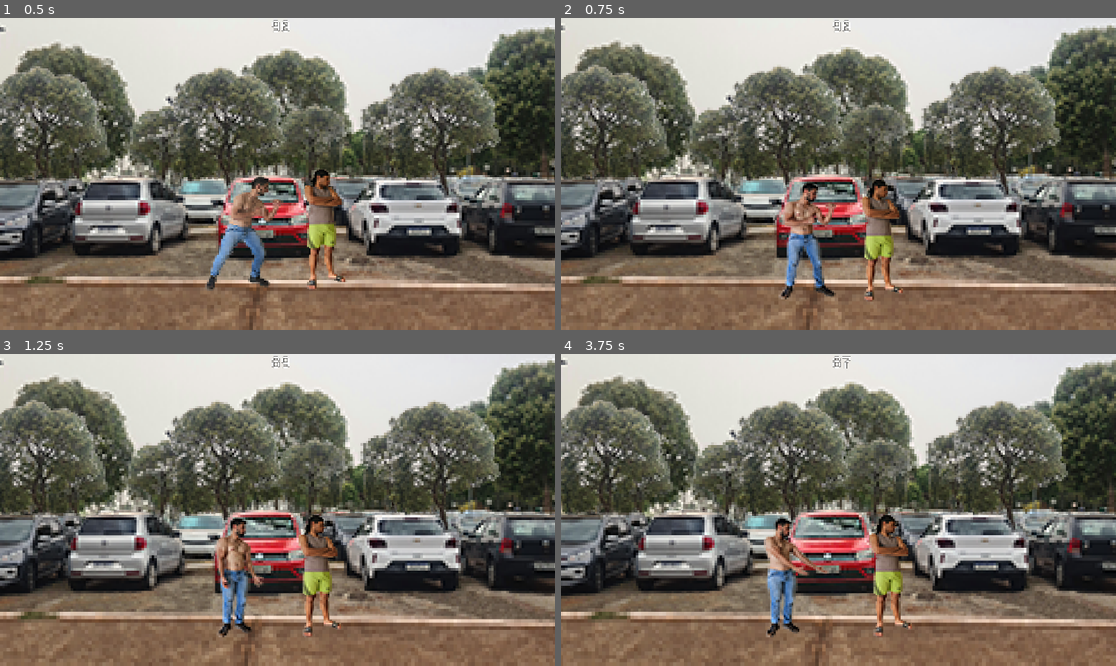
Above: before the commit, frames 1-4 (two rows, left to right).
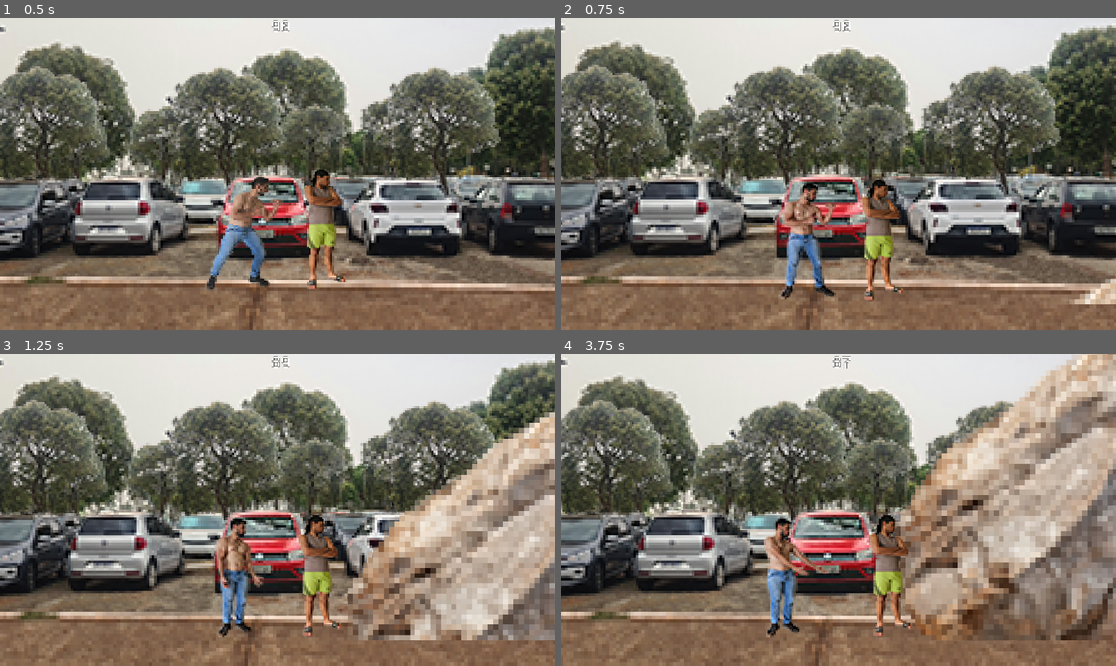
Above: after the commit, the same moments.

Repository: PHGomides/Desenvolvimento_UFcJ
Game: Godot game, scene res://prefer/world.tscn
Two runs of this game, one before a commit and one after it. Both use one fixed random seed, a clock stepped at 60 frames per second and the inputs below.
Inputs:
- Up to frame 1 (0.5 s): no input
- Up to frame 2 (0.75 s): hold Right (ui_right) from 0.53 s (still down); tap Keypad 3 (ui_especial) at 0.6 s
- Up to frame 3 (1.25 s): keep holding Right (ui_right)
- Up to frame 4 (3.75 s): tap Keypad 3 (ui_especial) every 0.75 s from 1.35 to 3.6 s; release Right (ui_right) at 2.03 s; hold Left (ui_left) 2.03-2.78 s; hold Right (ui_right) from 2.78 s (still down)

Frame 1 is identical in both runs. In frame 2, 0.4% of the frame differs, in the area x 91-100%, y 82-92%; in frame 3, 17%; in frame 4, 25%, in the area x 60-100%, y 0-92%.

Commit message:
adicionando a animação do especial do michel junto com a defesa

Diff:
--- a/game/Cenas/player.tscn
+++ b/game/Cenas/player.tscn
@@ -1,13 +1,20 @@
-[gd_scene load_steps=74 format=3 uid="uid://bqe2va7eeqr7s"]
+[gd_scene load_steps=93 format=3 uid="uid://bqe2va7eeqr7s"]
 
 [ext_resource type="Script" path="res://Scripts/player_1.gd" id="1_o6lrx"]
+[ext_resource type="Texture2D" uid="uid://bpqqhalfqyafd" path="res://Assests/Michel Sprites Pronto/Michel dano/_0000s_0006_2.png" id="2_4h448"]
 [ext_resource type="Texture2D" uid="uid://dq64vuan350t1" path="res://Assests/Michel Sprites Pronto/Michel especial/_0000s_0010_1.png" id="2_mloxx"]
 [ext_resource type="Texture2D" uid="uid://c51p20bsmgynd" path="res://Assests/Michel Sprites Pronto/Michel especial/_0000s_0009_2.png" id="3_5sx22"]
+[ext_resource type="Texture2D" uid="uid://calvfust52scc" path="res://Assests/Michel Sprites Pronto/Michel dano/_0000s_0005_3.png" id="3_mflnd"]
+[ext_resource type="Texture2D" uid="uid://ygdt11fuw4gp" path="res://Assests/Michel Sprites Pronto/Michel dano/_0000s_0004_4.png" id="4_54502"]
 [ext_resource type="Texture2D" uid="uid://ce3k0x6jnxgho" path="res://Assests/Michel Sprites Pronto/Michel especial/_0000s_0008_3.png" id="4_kjnro"]
 [ext_resource type="Texture2D" uid="uid://b6loebjjbs6ti" path="res://Assests/Michel Sprites Pronto/Michel especial/_0000s_0007_4.png" id="5_ituuj"]
+[ext_resource type="Texture2D" uid="uid://dq5gcs5h8q5lo" path="res://Assests/Michel Sprites Pronto/Michel dano/_0000s_0003_5.png" id="5_l44tm"]
+[ext_resource type="Texture2D" uid="uid://dhjqw6b3yhm06" path="res://Assests/Michel Sprites Pronto/Michel dano/_0000s_0002_6.png" id="6_3eg5p"]
 [ext_resource type="Texture2D" uid="uid://cwnqw7ng2ctst" path="res://Assests/Michel Sprites Pronto/Michel especial/_0000s_0006_5.png" id="6_wu3eu"]
 [ext_resource type="Texture2D" uid="uid://dty5vcvf1kftj" path="res://Assests/Michel Sprites Pronto/Michel especial/_0000s_0005_6.png" id="7_h1u3o"]
+[ext_resource type="Texture2D" uid="uid://bk22uujqrel6g" path="res://Assests/Michel Sprites Pronto/Michel dano/_0000s_0001_7.png" id="7_tiptr"]
 [ext_resource type="Texture2D" uid="uid://dqs1sojvx4401" path="res://Assests/Michel Sprites Pronto/Michel especial/_0000s_0004_7.png" id="8_j8tu6"]
+[ext_resource type="Texture2D" uid="uid://bdts30urgbjhj" path="res://Assests/Michel Sprites Pronto/Michel dano/_0000s_0000_8.png" id="8_ryjp2"]
 [ext_resource type="Texture2D" uid="uid://chbqr6wt6ougs" path="res://Assests/Michel Sprites Pronto/Michel especial/_0000s_0003_8.png" id="9_dqp1f"]
 [ext_resource type="Texture2D" uid="uid://ci6v5kgadovh3" path="res://Assests/Michel Sprites Pronto/Michel especial/_0000s_0002_9.png" id="10_seawx"]
 [ext_resource type="Texture2D" uid="uid://bmy3gawueosn3" path="res://Assests/Michel Sprites Pronto/Michel especial/_0000s_0001_10.png" id="11_noy13"]
@@ -67,16 +74,53 @@
 [ext_resource type="Texture2D" uid="uid://dfh72r47sryi0" path="res://Assests/Michel Sprites Pronto/Michel Andando/7.png" id="69_sjeuy"]
 [ext_resource type="Texture2D" uid="uid://b2l6nvqqm1yhq" path="res://Assests/Michel Sprites Pronto/Michel Andando/6.png" id="70_jwjhl"]
 [ext_resource type="Texture2D" uid="uid://cmndawuoafrvt" path="res://Assests/Michel Sprites Pronto/Michel Andando/5.png" id="71_icy7e"]
+[ext_resource type="Texture2D" uid="uid://c1fj2fi6ps8kc" path="res://Assests/Michel Sprites Pronto/michel rochaEspecial/_0000_1.png" id="72_2e24i"]
 [ext_resource type="Texture2D" uid="uid://budc8rek5y1fv" path="res://Assests/Michel Sprites Pronto/Michel Andando/4.png" id="72_y4pdh"]
 [ext_resource type="Texture2D" uid="uid://bnjydsuayujng" path="res://Assests/Michel Sprites Pronto/Michel Andando/3.png" id="73_j06tw"]
+[ext_resource type="Texture2D" uid="uid://dkrdbhxjwiyv5" path="res://Assests/Michel Sprites Pronto/michel rochaEspecial/_0001_2.png" id="73_wrce1"]
+[ext_resource type="Texture2D" uid="uid://c5tnbi07nfwed" path="res://Assests/Michel Sprites Pronto/michel rochaEspecial/_0002_3.png" id="74_3bv0g"]
 [ext_resource type="Texture2D" uid="uid://c267c6dp4t2c8" path="res://Assests/Michel Sprites Pronto/Michel Andando/1.png" id="74_y5mvq"]
 [ext_resource type="Texture2D" uid="uid://bnl11xgdnewml" path="res://Assests/Michel Sprites Pronto/Michel Andando/2.png" id="75_lkybm"]
+[ext_resource type="Texture2D" uid="uid://cjqmk5uk4oilp" path="res://Assests/Michel Sprites Pronto/michel rochaEspecial/_0003_4.png" id="75_mxj1h"]
+[ext_resource type="Texture2D" uid="uid://blvro33urn2vh" path="res://Assests/Michel Sprites Pronto/michel rochaEspecial/_0004_5.png" id="76_8daug"]
+[ext_resource type="Texture2D" uid="uid://cdqyntllyw4ex" path="res://Assests/Michel Sprites Pronto/michel rochaEspecial/_0005_6.png" id="77_oy8xl"]
+[ext_resource type="Texture2D" uid="uid://fhgixh3ti8ar" path="res://Assests/Michel Sprites Pronto/michel rochaEspecial/_0006_7.png" id="78_x2s11"]
+[ext_resource type="Texture2D" uid="uid://b80vsyrmoy3i2" path="res://Assests/Michel Sprites Pronto/michel rochaEspecial/_0007_8.png" id="79_py8qw"]
+[ext_resource type="Texture2D" uid="uid://cd51gl614oxhi" path="res://Assests/Michel Sprites Pronto/michel rochaEspecial/_0008_9.png" id="80_pbe7v"]
+[ext_resource type="Texture2D" uid="uid://ctia6x4hnk2yq" path="res://Assests/Michel Sprites Pronto/michel rochaEspecial/_0009_10.png" id="81_7itis"]
+[ext_resource type="Texture2D" uid="uid://b1bhmlfxfuup6" path="res://Assests/Michel Sprites Pronto/michel rochaEspecial/_0010_11.png" id="82_bqy6j"]
 
 [sub_resource type="RectangleShape2D" id="RectangleShape2D_m024i"]
 size = Vector2(168, 288)
 
 [sub_resource type="SpriteFrames" id="SpriteFrames_16flq"]
 animations = [{
+"frames": [{
+"duration": 1.0,
+"texture": ExtResource("2_4h448")
+}, {
+"duration": 1.0,
+"texture": ExtResource("3_mflnd")
+}, {
+"duration": 1.0,
+"texture": ExtResource("4_54502")
+}, {
+"duration": 1.0,
+"texture": ExtResource("5_l44tm")
+}, {
+"duration": 1.0,
+"texture": ExtResource("6_3eg5p")
+}, {
+"duration": 1.0,
+"texture": ExtResource("7_tiptr")
+}, {
+"duration": 1.0,
+"texture": ExtResource("8_ryjp2")
+}],
+"loop": false,
+"name": &"damage",
+"speed": 14.0
+}, {
 "frames": [{
 "duration": 1.0,
 "texture": ExtResource("2_mloxx")
@@ -353,6 +397,47 @@
 "loop": false,
 "name": &"walk",
 "speed": 30.0
+}]
+
+[sub_resource type="SpriteFrames" id="SpriteFrames_aku3l"]
+animations = [{
+"frames": [{
+"duration": 1.0,
+"texture": ExtResource("72_2e24i")
+}, {
+"duration": 1.0,
+"texture": ExtResource("73_wrce1")
+}, {
+"duration": 1.0,
+"texture": ExtResource("74_3bv0g")
+}, {
+"duration": 1.0,
+"texture": ExtResource("75_mxj1h")
+}, {
+"duration": 1.0,
+"texture": ExtResource("76_8daug")
+}, {
+"duration": 1.0,
+"texture": ExtResource("77_oy8xl")
+}, {
+"duration": 1.0,
+"texture": ExtResource("78_x2s11")
+}, {
+"duration": 1.0,
+"texture": ExtResource("79_py8qw")
+}, {
+"duration": 1.0,
+"texture": ExtResource("80_pbe7v")
+}, {
+"duration": 1.0,
+"texture": ExtResource("81_7itis")
+}, {
+"duration": 1.0,
+"texture": ExtResource("82_bqy6j")
+}],
+"loop": false,
+"name": &"especialMichel",
+"speed": 5.0
 }]
 
 [node name="player" type="CharacterBody2D"]
@@ -367,11 +452,21 @@
 position = Vector2(16.1091, -7.82671)
 scale = Vector2(0.933618, 0.785424)
 sprite_frames = SubResource("SpriteFrames_16flq")
-animation = &"walk"
-frame = 12
+animation = &"damage"
+frame = 6
 frame_progress = 1.0
 metadata/_edit_group_ = true
 
 [node name="AnimationPlayer" type="AnimationPlayer" parent="anim"]
 
+[node name="especial" type="AnimatedSprite2D" parent="."]
+position = Vector2(691.109, -406.827)
+scale = Vector2(2.212, 2.212)
+sprite_frames = SubResource("SpriteFrames_aku3l")
+animation = &"especialMichel"
+frame = 10
+frame_progress = 1.0
+
+[node name="AnimationPlayer" type="AnimationPlayer" parent="especial"]
+
 [connection signal="animation_finished" from="anim" to="." method="_on_anim_animation_finished"]
--- a/game/Cenas/player_2.tscn
+++ b/game/Cenas/player_2.tscn
@@ -370,9 +370,7 @@
 position = Vector2(30, -17)
 scale = Vector2(1.02681, 0.863823)
 sprite_frames = SubResource("SpriteFrames_nn853")
-animation = &"jump"
-frame = 5
-frame_progress = 1.0
+animation = &"idle"
 
 [node name="AnimationPlayer" type="AnimationPlayer" parent="anim"]
 
--- a/game/Scripts/player_1.gd
+++ b/game/Scripts/player_1.gd
@@ -17,10 +17,11 @@
 
 # Variável para controlar o ataque opcional
 var opcional_attack = false
-
+var current_direction = 1
 
 # Referência ao nó AnimatedSrite2D, que controla as animações do personagem
 @onready var animation := $anim as AnimatedSprite2D
+@onready var animationEspecial := $especial as AnimatedSprite2D
 
 
 # Função que processa a física do personagem a cada frame
@@ -64,7 +65,16 @@
 	# Lógica para o ataque especial
 	elif Input.is_action_just_pressed("ui_especial") and is_on_floor() and not using_special and not is_attacking and special_could:
 		print("3 foi pressionado")
+		if current_direction==1:
+			animationEspecial.position.x = 691.109
+		else:
+			animationEspecial.position.x = -691.109
+
 		animation.play("especial")
+
+
+
+		animationEspecial.play("especialMichel")
 		is_attacking = true
 		using_special = true  # Marca o especial como usado
 		velocity.x = 0  # Para o movimento horizontal durante o ataque especial
@@ -72,8 +82,10 @@
 	# Movimento só é permitido se não estiver atacando
 	if not is_attacking:
 		var direction := Input.get_axis("ui_left", "ui_right")
+		print(current_direction)
 
 		if direction != 0:
+			current_direction = direction
 			velocity.x = direction * SPEED
 			# Corrigir apenas o sinal da escala, mantendo o valor absoluto constante
 			animation.scale.x = abs(animation.scale.x) * direction
Binary file added: game/Assests/Michel Sprites Pronto/michel rochaEspecial/_0000_1.png
Not shown, added: game/Assests/Michel Sprites Pronto/michel rochaEspecial/_0000_1.png.import
Binary file added: game/Assests/Michel Sprites Pronto/michel rochaEspecial/_0001_2.png
Not shown, added: game/Assests/Michel Sprites Pronto/michel rochaEspecial/_0001_2.png.import
Binary file added: game/Assests/Michel Sprites Pronto/michel rochaEspecial/_0002_3.png
Not shown, added: game/Assests/Michel Sprites Pronto/michel rochaEspecial/_0002_3.png.import
Binary file added: game/Assests/Michel Sprites Pronto/michel rochaEspecial/_0003_4.png
Not shown, added: game/Assests/Michel Sprites Pronto/michel rochaEspecial/_0003_4.png.import
Binary file added: game/Assests/Michel Sprites Pronto/michel rochaEspecial/_0004_5.png
Not shown, added: game/Assests/Michel Sprites Pronto/michel rochaEspecial/_0004_5.png.import
Binary file added: game/Assests/Michel Sprites Pronto/michel rochaEspecial/_0005_6.png
Not shown, added: game/Assests/Michel Sprites Pronto/michel rochaEspecial/_0005_6.png.import
(and 10 more such lines)
